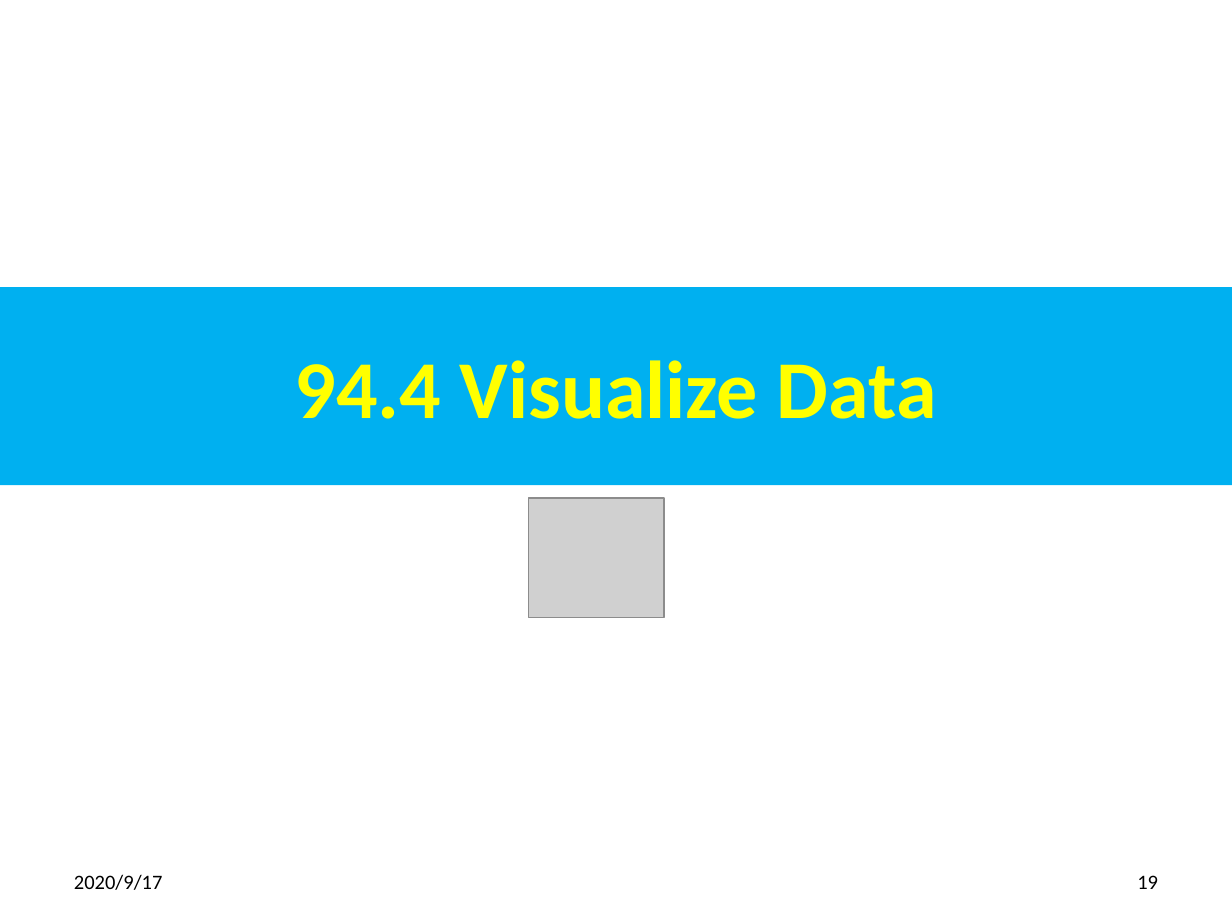
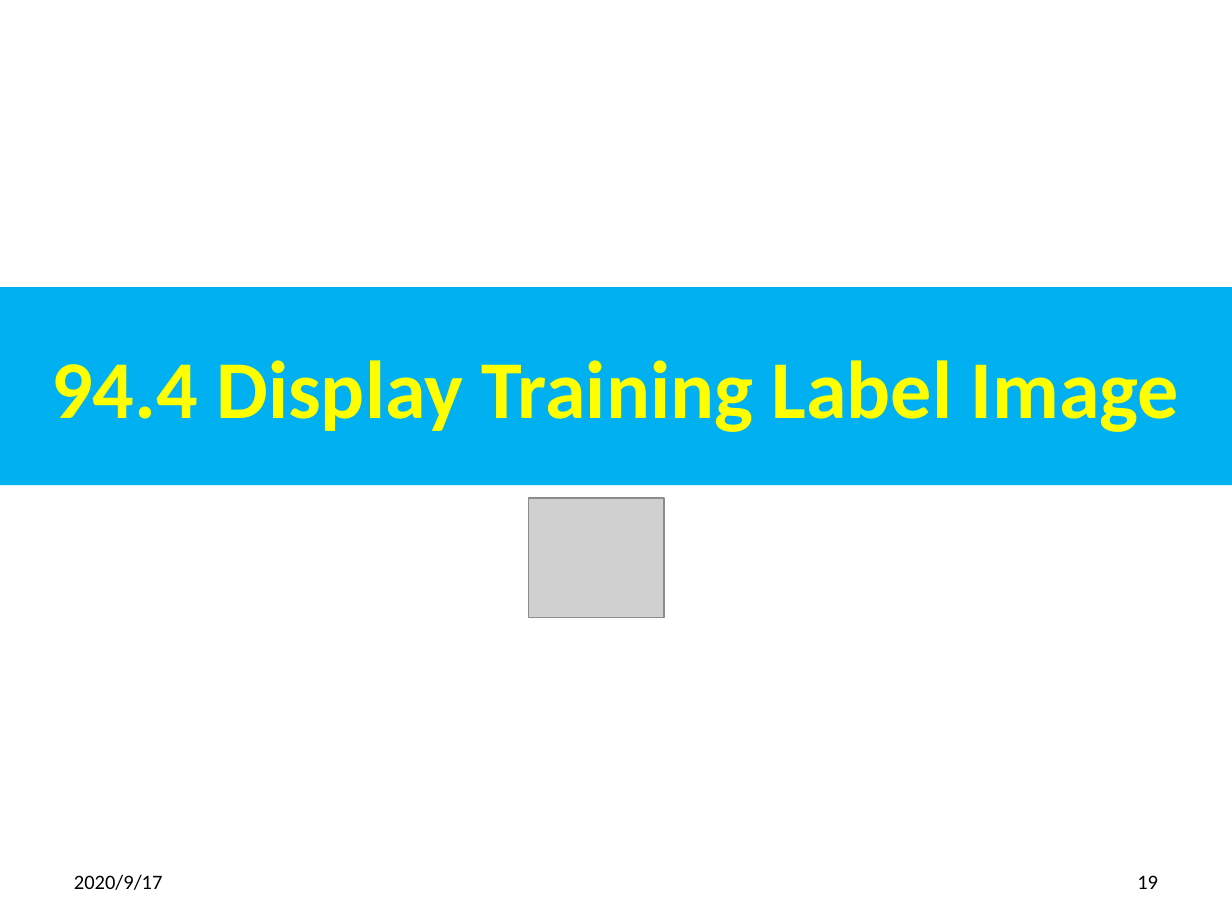
Before and after one commit to peterhchen/900_Python_ML_DS_DL, a slide deck: slide 19 of 094_RunTensorlfow2.0Part01Examples.pptx. Drawn at 1232x924 pixels with LibreOffice and Linux fonts; fonts in the diff are those of the drawing; grey boxes stand for pictures. Boxes give left, top, right and bottom in pixels: in the first picture for what was removed or moved away, otherwise in the second. Text is boxed around its words. In the diff, an @@ line names an element or a change of style, - is before the commit and + after.

```diff
--- a/094_RunTensorlfow2.0Part01Examples.pptx
+++ b/094_RunTensorlfow2.0Part01Examples.pptx
@@ title at box(51, 360, 1179, 432): text changed @@
-94.4 Visualize Data
+94.4 Display Training Label Image
```
Also in this commit, not shown: 1 other slide changed, 42 slides added.
